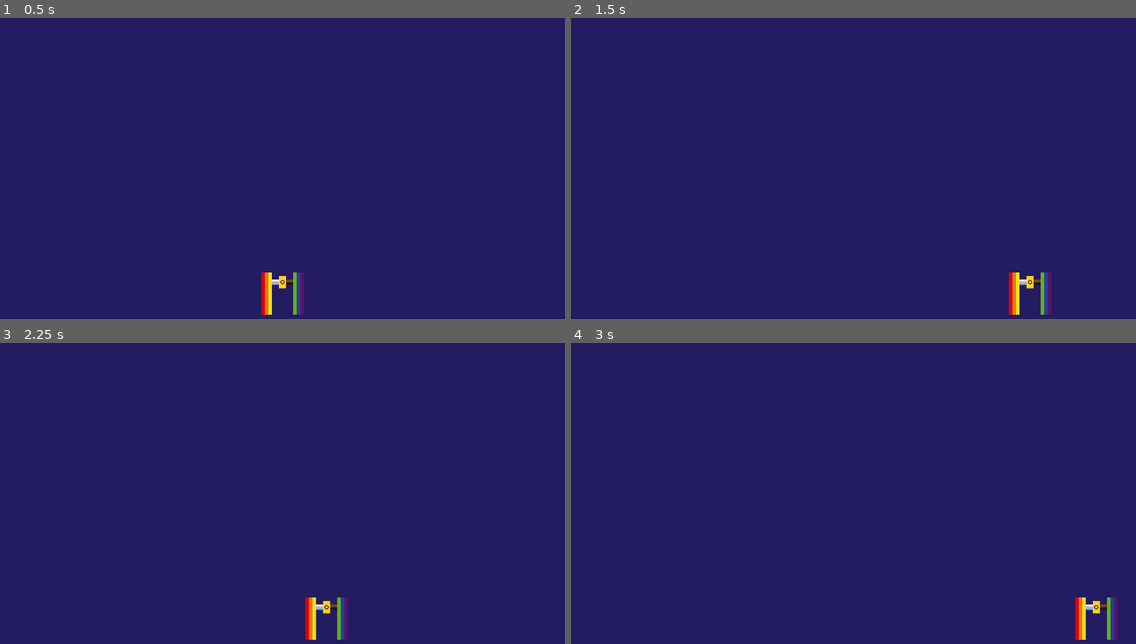
Above: before the commit, frames 1-4 (two rows, left to right).
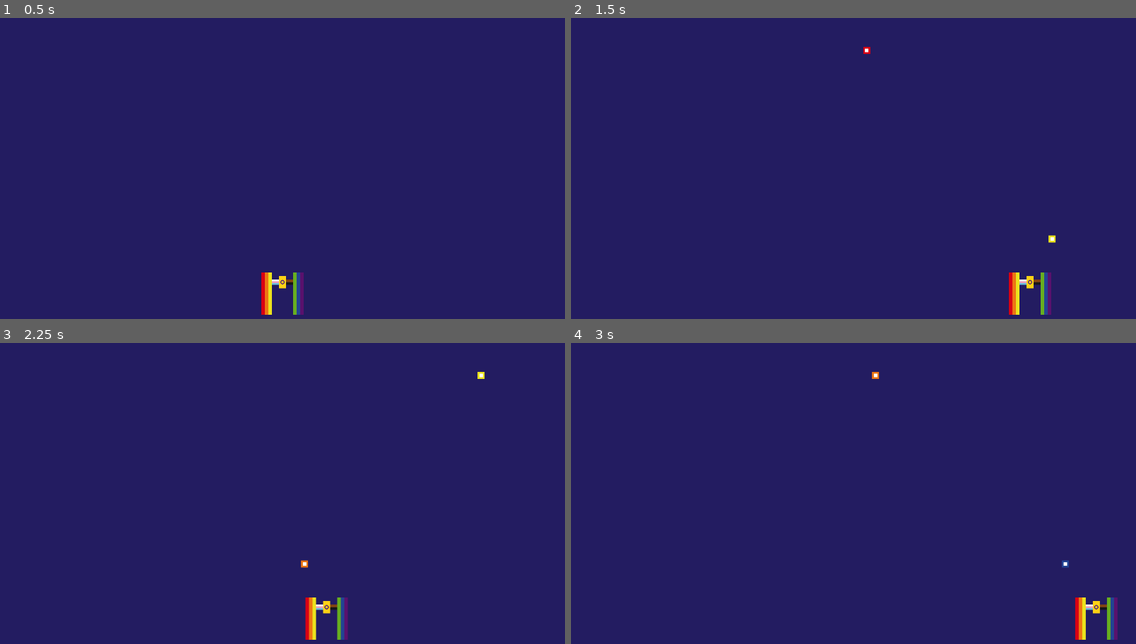
Above: after the commit, the same moments.

Repository: yndajas/qgjam-2023
Game: Godot game, scene res://main.tscn
Same seed, same stepped clock (60 frames per second), same inputs: the game is played once before the commit and once after it. The project has no main scene, so this scene is started directly.
Inputs:
- Up to frame 1 (0.5 s): no input
- Up to frame 2 (1.5 s): tap Enter at 0.5 s; hold Right (move_right) 0.53-1.28 s; tap Space (fire, bound only after the commit) at 0.6, 1.35 s; hold Left (move_left) from 1.28 s (still down)
- Up to frame 3 (2.25 s): release Left (move_left) at 2.03 s; hold Right (move_right) from 2.03 s (still down); tap Space (fire, bound only after the commit) at 2.1 s
- Up to frame 4 (3 s): keep holding Right (move_right); tap Space (fire, bound only after the commit) at 2.85 s

Frame 1 is identical in both runs. In frame 2, less than 0.1% of the frame differs, in the area x 51-86%, y 9-75%; in frame 3, less than 0.1%; in frame 4, less than 0.1%.

Commit message:
Fire bullet on fire action pressed

Diff:
--- a/project.godot
+++ b/project.godot
@@ -38,7 +38,7 @@
 , Object(InputEventJoypadMotion,"resource_local_to_scene":false,"resource_name":"","device":-1,"axis":0,"axis_value":1.0,"script":null)
 ]
 }
-shoot={
+fire={
 "deadzone": 0.5,
 "events": [Object(InputEventKey,"resource_local_to_scene":false,"resource_name":"","device":-1,"window_id":0,"alt_pressed":false,"shift_pressed":false,"ctrl_pressed":false,"meta_pressed":false,"pressed":false,"keycode":32,"physical_keycode":0,"key_label":0,"unicode":32,"echo":false,"script":null)
 , Object(InputEventKey,"resource_local_to_scene":false,"resource_name":"","device":-1,"window_id":0,"alt_pressed":false,"shift_pressed":false,"ctrl_pressed":false,"meta_pressed":false,"pressed":false,"keycode":4194320,"physical_keycode":0,"key_label":0,"unicode":0,"echo":false,"script":null)
--- a/scripts/bullet.gd
+++ b/scripts/bullet.gd
@@ -1,5 +1,6 @@
 extends RigidBody2D
 
+const EXPECTED_BULLET_EDGE_OFFSET = 8
 const PLAYABLE_BOTTOM_EDGE: int = 720
 const PLAYABLE_TOP_EDGE: int = 0
 const SPRITE_COUNT: int = 6
--- a/scripts/player.gd
+++ b/scripts/player.gd
@@ -2,8 +2,10 @@
 
 const PLAYABLE_LEFT_EDGE: int = 0
 const PLAYABLE_RIGHT_EDGE: int = 1280
+const PLAYER_GUN_OFFSET: int = 40
 const SPEED: float = 600.0
 @onready var player_edge_offset: float = $AnimatedSprite2D.get_sprite_frames().get_frame_texture("default", 0).get_size()[0] / 2.0
+var bullet_scene: PackedScene = preload("res://scenes/bullet.tscn")
 
 enum Edge { LEFT, RIGHT }
 
@@ -17,6 +19,14 @@
 
 	move_and_slide()
 	reset_if_beyond_edge()
+
+	if Input.is_action_just_pressed("fire"):
+		fire()
+
+func fire() -> void:
+	var bullet: RigidBody2D = bullet_scene.instantiate()
+	bullet.global_position = Vector2(x_position(), y_position() - PLAYER_GUN_OFFSET - bullet.EXPECTED_BULLET_EDGE_OFFSET)
+	get_tree().get_root().add_child(bullet)
 
 func has_hit_edge(edge: int) -> bool:
 	if is_left_edge(edge):
Not shown, changed: TODO.md
